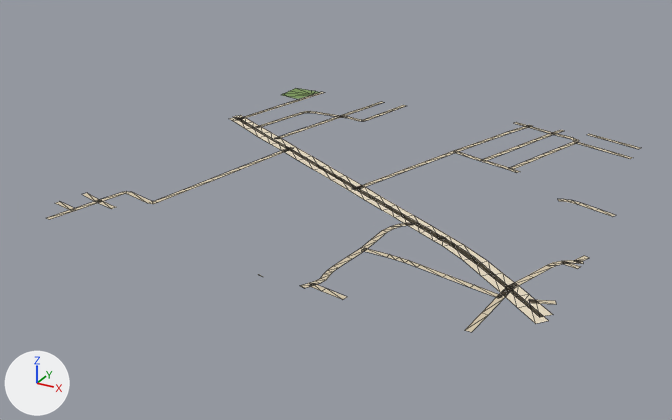
The glTF model public/assets/bengaluru-region-v1/tiles/t-1_-38-l1.glb as it was, and as the next commit left it.
One viewpoint serves both versions: a camera (50 mm lens) standing at (162.0, -19585.0, 370.0) and looking at (-280.0, -18783.0, -31.0). Arrows for +X, +Y and +Z are at lower left; the lights stay in place. The picture after the commit comes second. Mesh edges are drawn as thin lines.

Script lines for the objects in view, before the commit:
```python
me_ground = bpy.data.meshes.new('ground')
me_ground.from_pydata(...)  # 396 vertices, 338 faces; spans x -3.0..504.0, y -3.0..503.0, z 1.0
me_ground.materials.append(mat_ground)
ob_ground = bpy.data.objects.new('ground', me_ground)
ob_ground.location = (-500.0, -19000.0, 0.0)
```
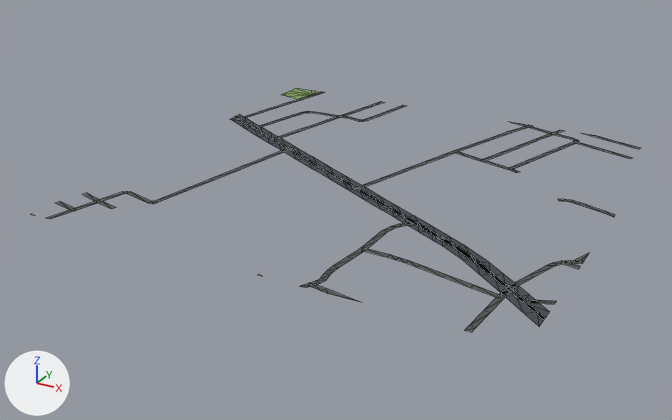
The change, as a diff of the scene's bpy script:
```diff
--- a/public/assets/bengaluru-region-v1/tiles/t-1_-38-l1.glb.py
+++ b/public/assets/bengaluru-region-v1/tiles/t-1_-38-l1.glb.py
@@ me_ground @@
 # used by ob_ground; location = (-500.0, -19000.0, 0.0)
-me_ground.from_pydata(...)  # 396 vertices, 338 faces; spans x -3.0..504.0, y -3.0..503.0, z 1.0
+me_ground.from_pydata(...)  # 412 vertices, 352 faces; spans x 0.0..500.0, y 0.0..500.0, z 1.0
+# me_ground part 1
+# 35 vertices are removed from x -3.0..504.0, y -3.0..503.0, z 1.0
+# 44 faces are deleted
+# 3 vertices in x 311.0..385.0, y -1.0..499.0, z 1.0 move by (-6.0, 1.0, 0.0)
+# 30 vertices move from x -3.0..504.0, y 1.0..492.0, z 1.0 to x 0.0..500.0, y 0.0..491.0, z 1.0
+# 43 vertices are added at x 0.0..500.0, y 0.0..500.0, z 1.0
+# 8 new vertices lie (6.0, 0.0, 0.0) away from vertices in x 0.0..454.0, y 0.0..500.0, z 1.0
+# 58 new faces join them
+# me_ground part 2: 286 kept faces spanning x 0.0..500.0, y 0.0..500.0, z 1.0 get new vertex colours; the middle colour goes from beige #d7c9ae to dark grey #535556
 me_ground.materials.append(mat_ground)
```

Changed parts and their boxes (x1, y1, x2, y2) in the pictures (672 x 420 px; the box of a moved part takes in the faces that stretch with it):
'ground', reshaped: before (47, 88, 640, 332); after (31, 88, 640, 332)
part 1 of me_ground, moved or reshaped: before (47, 92, 640, 332); after (31, 92, 640, 332)
part 2 of me_ground, recoloured: (56, 99, 640, 324) in both
